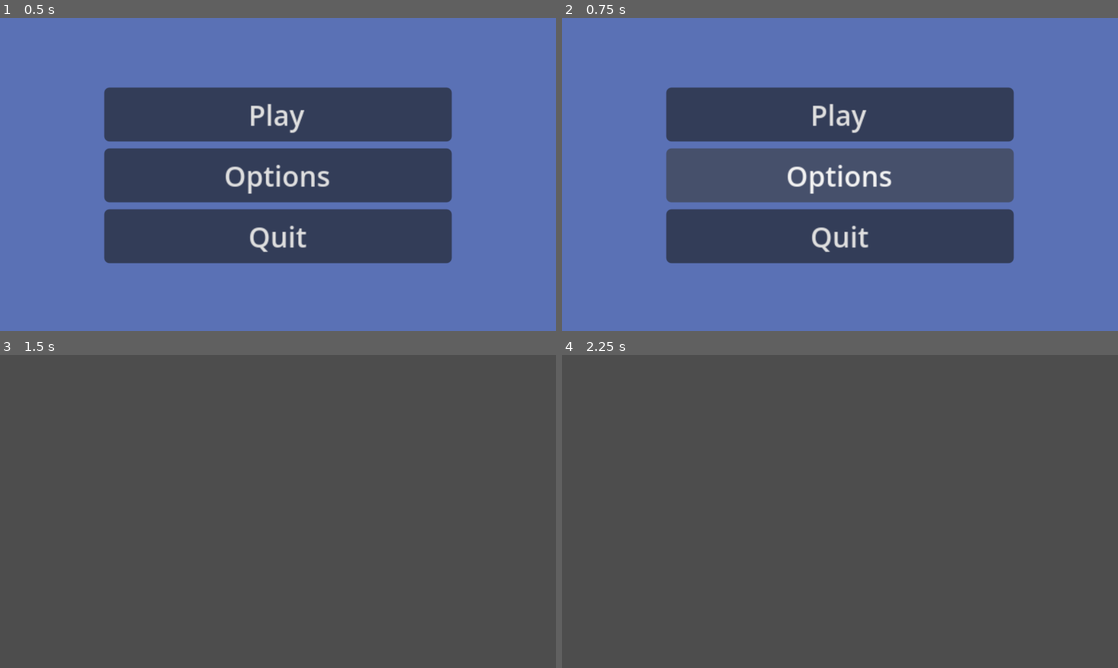
Above: before the commit, frames 1-4 (two rows, left to right).
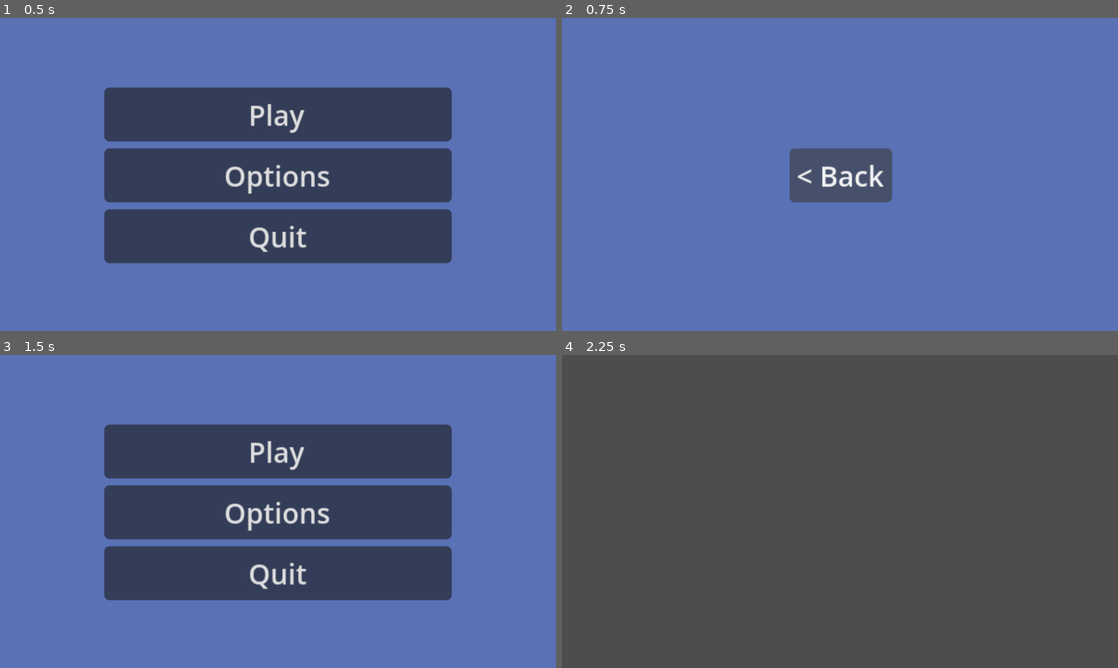
Above: after the commit, the same moments.

Repository: OrchidsOK/Fish-Game-v0
Game: Godot game, scene res://scenes/main_menu.tscn
The game is run twice, just before and just after one commit, with the same random seed, the same clock (stepped at 60 frames per second) and the same inputs.
Inputs (mouse positions are in pixels of both pictures, inside the frame that each line leads up to):
- Up to frame 1 (0.5 s): no input
- Up to frame 2 (0.75 s): click "Options" at 0.5 s
- Up to frame 3 (1.5 s): click "Play" (after the commit: "< Back") at 1.25 s
- Up to frame 4 (2.25 s): click (840, 452) at 2 s, where only the run after the commit has a clickable "Play"

Frame 1 is identical in both runs. In frame 2, 30% of the frame differs, in the area x 18-82%, y 22-79%; in frame 3, 100%, in the area x 0-100%, y 0-100%; in frame 4, nothing differs.

Commit message:
options menu with back button navigation

Diff:
--- /dev/null
+++ b/scenes/options.tscn
@@ -0,0 +1,36 @@
+[gd_scene format=3 uid="uid://d4dkfc5yycod1"]
+
+[ext_resource type="Script" uid="uid://c4vp78na4sr5i" path="res://scripts/options.gd" id="1_c2u1v"]
+
+[node name="Options" type="Control" unique_id=1287889095]
+layout_mode = 3
+anchors_preset = 15
+anchor_right = 1.0
+anchor_bottom = 1.0
+grow_horizontal = 2
+grow_vertical = 2
+script = ExtResource("1_c2u1v")
+
+[node name="ColorRect" type="ColorRect" parent="." unique_id=2126220884]
+layout_mode = 1
+anchors_preset = 15
+anchor_right = 1.0
+anchor_bottom = 1.0
+grow_horizontal = 2
+grow_vertical = 2
+color = Color(0.35286203, 0.4449427, 0.71093327, 1)
+
+[node name="VBoxContainer" type="VBoxContainer" parent="." unique_id=1796660180]
+layout_mode = 1
+anchors_preset = 8
+anchor_left = 0.5
+anchor_top = 0.5
+anchor_right = 0.5
+anchor_bottom = 0.5
+grow_horizontal = 2
+grow_vertical = 2
+
+[node name="Button" type="Button" parent="VBoxContainer" unique_id=1102658547]
+layout_mode = 2
+size_flags_horizontal = 0
+text = "< Back"
--- a/scripts/main_menu.gd
+++ b/scripts/main_menu.gd
@@ -9,7 +9,7 @@
 	get_tree().change_scene_to_file("res://scenes/game.tscn")
 
 func _on_options_pressed():
-	print("Options pressed!")
+	get_tree().change_scene_to_file("res://scenes/options.tscn")
 
 func _on_quit_pressed():
 	get_tree().quit()
--- /dev/null
+++ b/scripts/options.gd
@@ -0,0 +1,7 @@
+extends Control
+
+func _ready():
+	$VBoxContainer/Button.pressed.connect(_on_back_pressed)
+
+func _on_back_pressed():
+	get_tree().change_scene_to_file("res://scenes/main_menu.tscn")
Not shown, added: scripts/options.gd.uid
